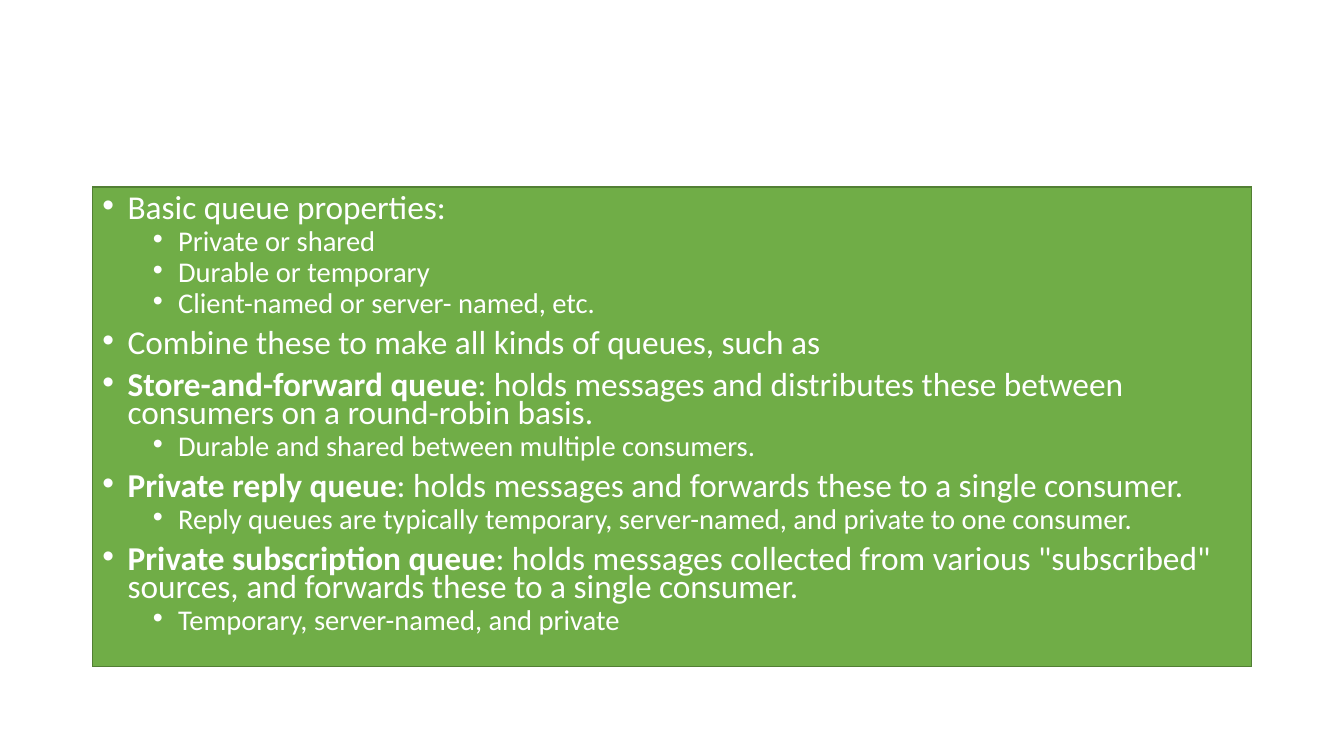
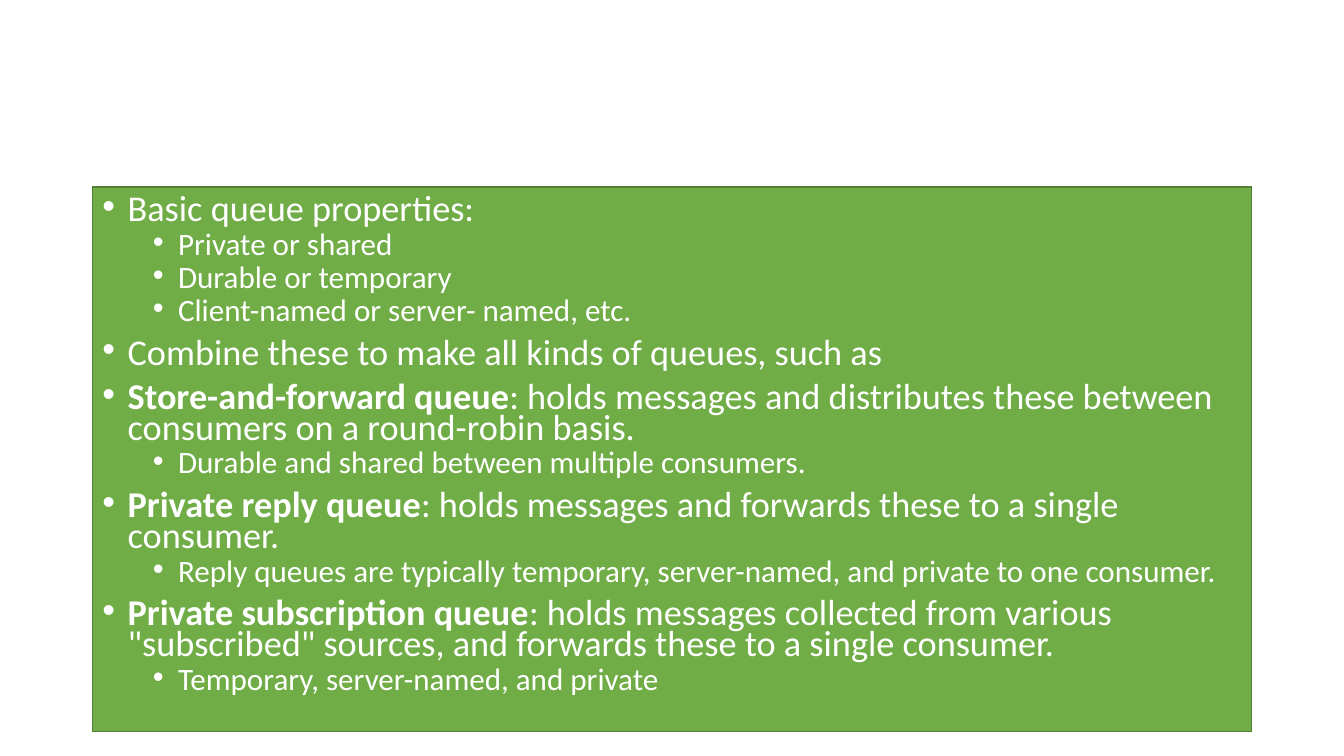
Before and after one commit to airavata-courses/airavata-courses.github.io, a slide deck: slide 11 of slides/CS649-Fall2017-MessagingAndMicroservices.pptx (slide 8 before the commit). Drawn at 1344x756 pixels with LibreOffice and Linux fonts; fonts in the diff are those of the drawing. Boxes give left, top, right and bottom in pixels: in the first picture for what was removed or moved away, otherwise in the second. Text is boxed around its words. In the diff, an @@ line names an element or a change of style, - is before the commit and + after.

```diff
--- a/slides/CS649-Fall2017-MessagingAndMicroservices.pptx
+++ b/slides/CS649-Fall2017-MessagingAndMicroservices.pptx
@@ text "Basic queue properties:": place and size @@
-text "Basic queue properties:" at (93, 187, 1252, 666)
+text "Basic queue properties:" at (93, 187, 1252, 731)
@@ text "Basic queue properties:" at (93, 187, 1252, 731): size 23.8 to 25.9 pt in "Basic queue properties:", "Combine these to make all kinds of ...", "Store-and-forward queue: holds messages and distributes thes ...", "Private reply queue: holds messages and forwards ..." and 1 more places; size 20.4 to 22.2 pt in "Private or shared", "Durable or temporary", "Client-named or server- named, etc.", "Durable and shared between multiple consumers." and 2 more places @@
```
Also in this commit, not shown: 4 other slides changed, 4 slides added, 1 slide removed, 1 other file.
